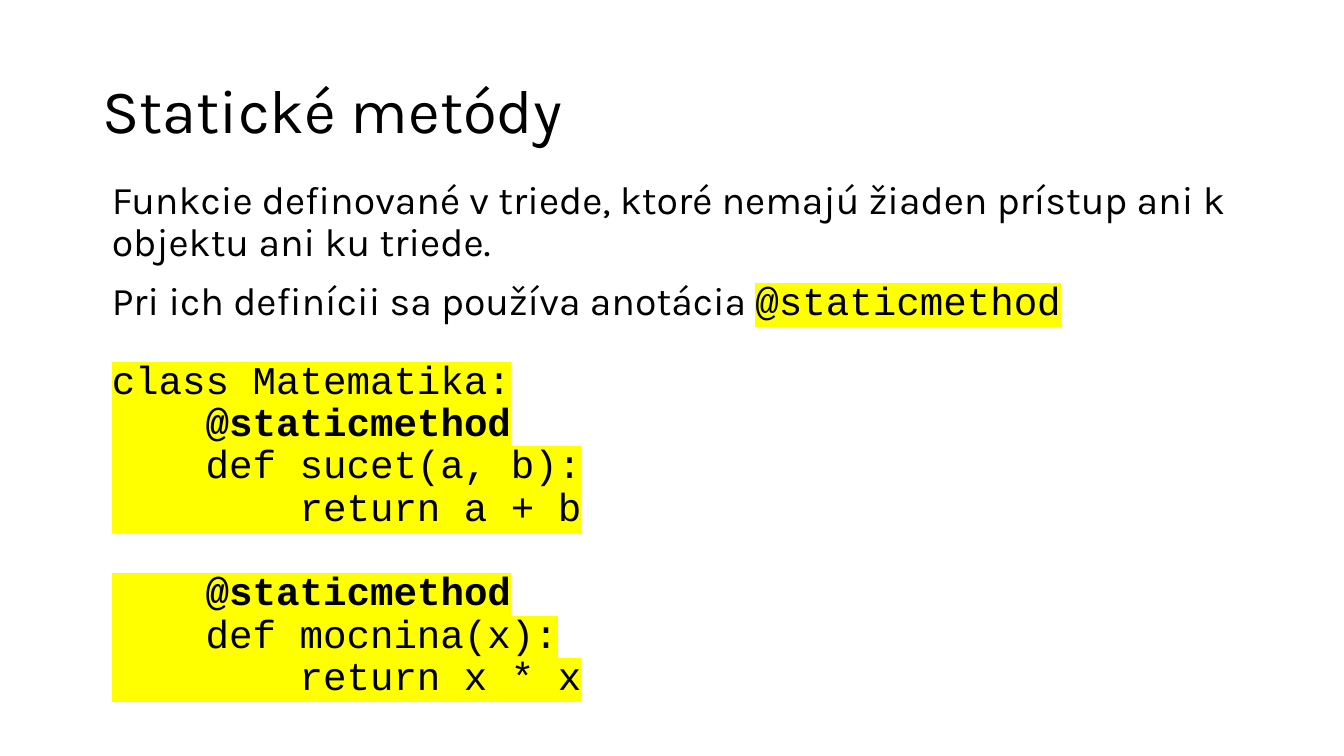
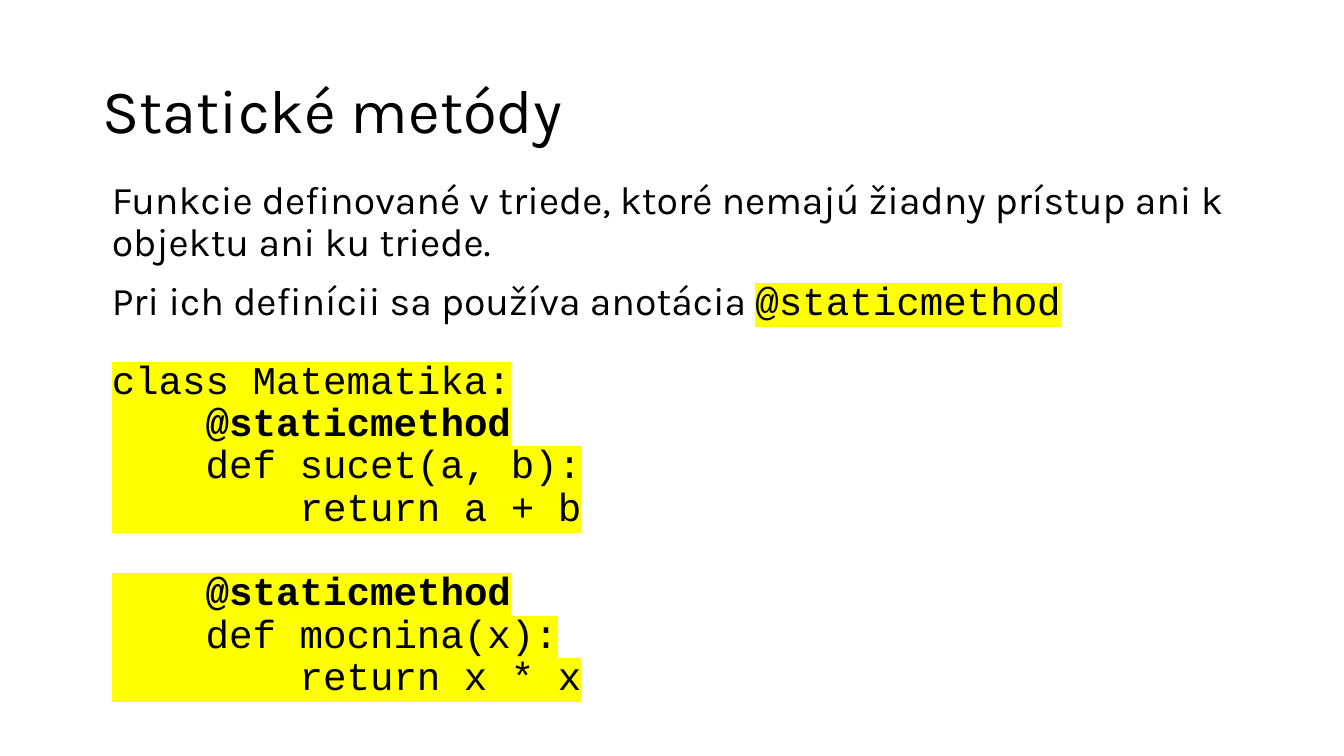
Before and after one commit to wagjo/oop, a slide deck: slide 7 of prezentacie/p09w.pptx. Drawn at 1344x756 pixels with LibreOffice and Linux fonts; fonts in the diff are those of the drawing. Boxes give left, top, right and bottom in pixels: in the first picture for what was removed or moved away, otherwise in the second. Text is boxed around its words. In the diff, an @@ line names an element or a change of style, - is before the commit and + after.

Commit message:
Slovak grammar: p09w.pptx

```diff
--- a/prezentacie/p09w.pptx
+++ b/prezentacie/p09w.pptx
@@ text at box(112, 184, 1223, 266): text changed @@
-Funkcie definované v triede, ktoré nemajú žiaden prístup ani k objektu ani ku triede.
+Funkcie definované v triede, ktoré nemajú žiadny prístup ani k objektu ani ku triede.
```
